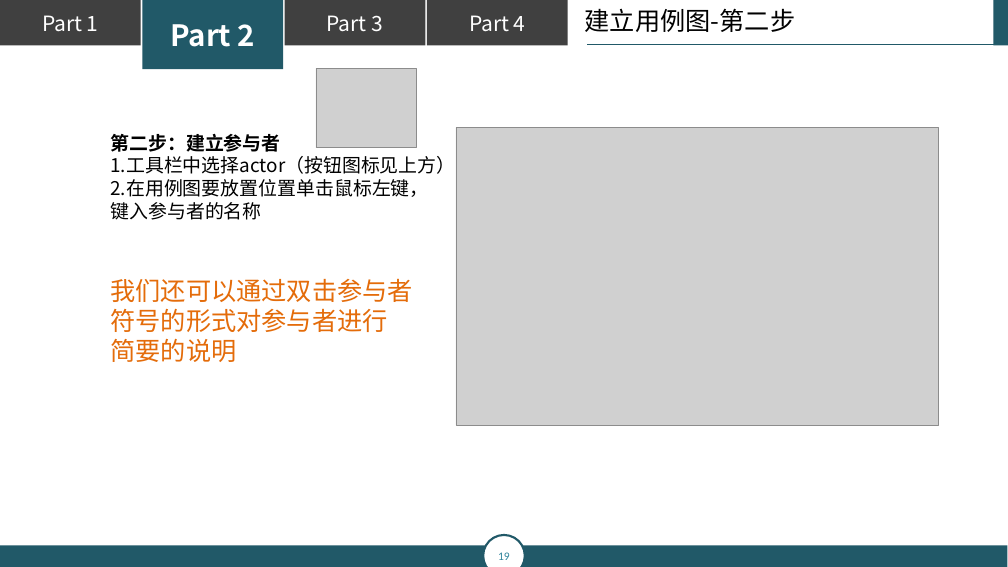
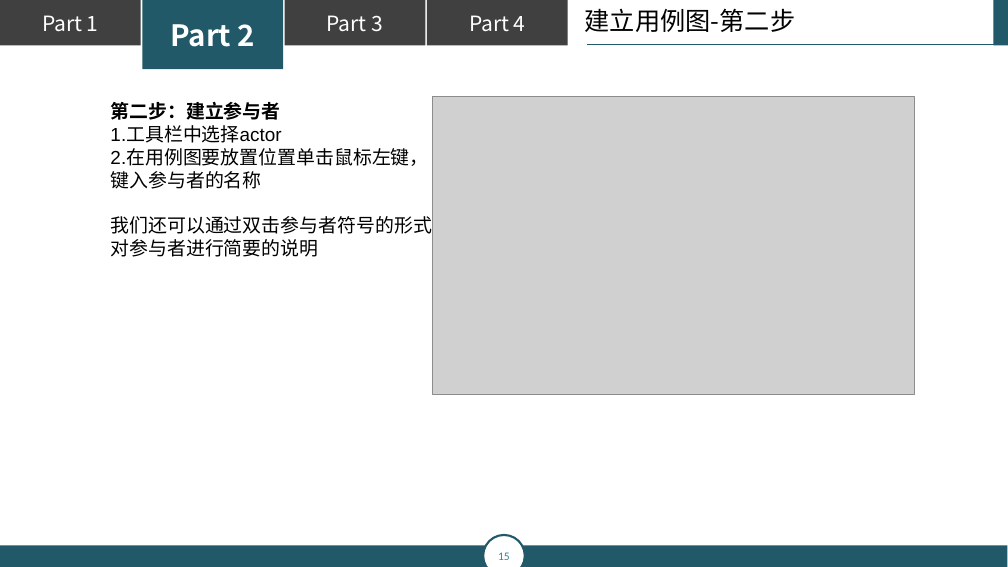
Before and after one commit to popopoi/PRD2018-G07, a slide deck: slide 15 of 翻转课堂PPT/PRD2018-G07-第五周翻转课堂PPT.pptx (slide 19 before the commit). Drawn at 1008x567 pixels with LibreOffice and Linux fonts; fonts in the diff are those of the drawing; grey boxes stand for pictures. Boxes give left, top, right and bottom in pixels: in the first picture for what was removed or moved away, otherwise in the second. Text is boxed around its words. In the diff, an @@ line names an element or a change of style, - is before the commit and + after.

```diff
--- a/翻转课堂PPT/PRD2018-G07-第五周翻转课堂PPT.pptx
+++ b/翻转课堂PPT/PRD2018-G07-第五周翻转课堂PPT.pptx
@@ picture removed at bbox=[316, 68, 417, 147] @@
@@ text "第二步：建立参与者": place and size @@
-text "第二步：建立参与者" at bbox=[110, 134, 455, 362]
+text "第二步：建立参与者" at bbox=[110, 102, 431, 257]
@@ text at bbox=[110, 102, 428, 189]: font Noto Sans CJK SC to Arial in "第二步：建立参与者", "2.在用例图要放置位置单击鼠标左键，", "键入参与者的名称" @@
@@ picture: place and size @@
-picture at bbox=[456, 128, 938, 426]
+picture at bbox=[433, 96, 914, 394]
@@ text at bbox=[110, 127, 281, 143]: text changed; font Noto Sans CJK SC to Arial @@
-1.工具栏中选择actor（按钮图标见上方）
+1.工具栏中选择actor
@@ text at bbox=[110, 216, 431, 257]: text changed; size 24 to 18 pt; font Noto Sans CJK SC to Arial; text colour #E46C0A to #000000 @@
-我们还可以通过双击参与者
-符号的形式对参与者进行
-简要的说明
+我们还可以通过双击参与者符号的形式
+对参与者进行简要的说明
@@ page number at bbox=[498, 552, 510, 560]: text changed @@
-19
+15
```
Also in this commit, not shown: 35 other slides changed, 15 slides removed.
